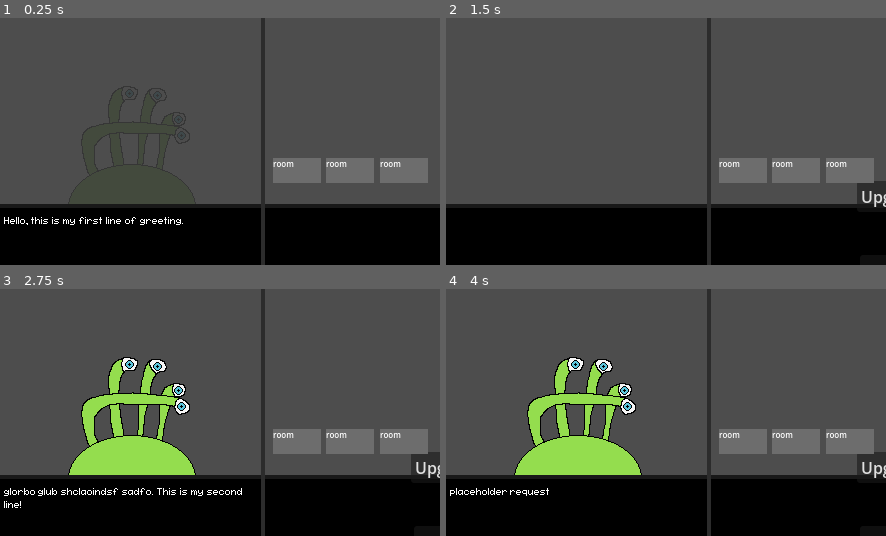
Above: before the commit, frames 1-4 (two rows, left to right).
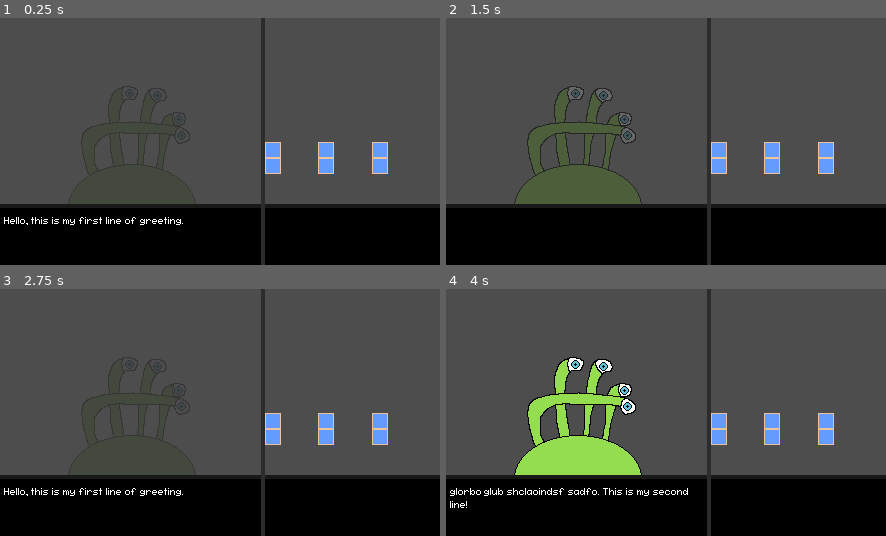
Above: after the commit, the same moments.

Repository: fawfle/brackeys-2026.1
Game: Godot game, scene res://scenes/game_scene.tscn
Same seed, same stepped clock (60 frames per second), same inputs: the game is played once before the commit and once after it.
Inputs (mouse positions are in pixels of both pictures, inside the frame that each line leads up to):
- Up to frame 1 (0.25 s): no input
- Up to frame 2 (1.5 s): click (745, 171) at 0.5 s, where only the run before the commit has a clickable "room"; click (718, 158) at 1.27 s
- Up to frame 3 (2.75 s): click (132, 506) at 2 s
- Up to frame 4 (4 s): click (578, 506) at 2.75 s; click (745, 442) at 3.5 s, where only the run before the commit has a clickable "room"

The runs differ from the first frame. In frame 1, 4.3% of the frame differs, in the area x 60-98%, y 50-67%; in frame 2, 6.2%; in frame 3, 13%, in the area x 0-100%, y 27-89%; in frame 4, 5.4%.

Commit message:
something or another

Diff:
--- a/scenes/hotel/room.tscn
+++ b/scenes/hotel/room.tscn
@@ -1,7 +1,7 @@
 [gd_scene format=3 uid="uid://4gii0y616804"]
 
 [ext_resource type="Script" uid="uid://bfjv0sjmcksyh" path="res://scripts/room.gd" id="1_4oh1f"]
-[ext_resource type="PackedScene" uid="uid://djeljjv5j0mnr" path="res://scenes/ui/upgrade_scene.tscn" id="2_3qhai"]
+[ext_resource type="Texture2D" uid="uid://e6tsdfk0sac0" path="res://sprites/ui/Window-Sheet.png" id="2_3qhai"]
 
 [node name="Room" type="Control" unique_id=963365455]
 layout_mode = 3
@@ -12,31 +12,20 @@
 
 [node name="TextureButton" type="TextureButton" parent="." unique_id=692431399]
 layout_mode = 1
-anchors_preset = 15
-anchor_right = 1.0
-anchor_bottom = 1.0
+anchors_preset = -1
+anchor_left = -0.10300001
+anchor_top = -0.69600004
+anchor_right = 0.10300001
+anchor_bottom = 0.69600004
+offset_left = 0.034000397
+offset_top = 0.0080013275
+offset_right = -0.034000397
+offset_bottom = -0.0080013275
 grow_horizontal = 2
 grow_vertical = 2
 
-[node name="ColorRect" type="ColorRect" parent="TextureButton" unique_id=256581676]
-layout_mode = 1
-anchors_preset = 15
-anchor_right = 1.0
-anchor_bottom = 1.0
-grow_horizontal = 2
-grow_vertical = 2
-mouse_filter = 2
-color = Color(0.42710263, 0.42710263, 0.42710263, 1)
-
-[node name="Label" type="Label" parent="TextureButton" unique_id=1754139443]
-layout_mode = 0
-offset_right = 40.0
-offset_bottom = 23.0
-theme_override_font_sizes/font_size = 8
-text = "room"
-
-[node name="Upgrade_Scene" parent="." unique_id=1419164681 instance=ExtResource("2_3qhai")]
-visible = false
-layout_mode = 0
+[node name="Sprite2D" type="Sprite2D" parent="." unique_id=994675520]
+texture = ExtResource("2_3qhai")
+hframes = 2
 
 [connection signal="button_down" from="TextureButton" to="." method="_on_texture_button_button_down"]
--- /dev/null
+++ b/scenes/hotel_window.tscn
@@ -0,0 +1,214 @@
+[gd_scene format=3 uid="uid://ceqg5c0cug0tq"]
+
+[ext_resource type="PackedScene" uid="uid://4gii0y616804" path="res://scenes/hotel/room.tscn" id="1_6fsk1"]
+[ext_resource type="Texture2D" uid="uid://cvga4x8qnfogx" path="res://sprites/ui/Hotel.png" id="1_43vyb"]
+[ext_resource type="FontFile" uid="uid://bnw2vf51g52tq" path="res://fonts/fs-pixel-sans-unicode-regular.ttf" id="3_43vyb"]
+
+[node name="HotelWindow" type="Control" unique_id=1529008732]
+layout_mode = 3
+anchor_left = 0.6045455
+anchor_right = 1.0
+anchor_bottom = 1.0
+offset_left = -1.0
+grow_horizontal = 2
+grow_vertical = 2
+
+[node name="Hotel" type="Node2D" parent="." unique_id=492556883]
+
+[node name="Sprite2D" type="Sprite2D" parent="Hotel" unique_id=427016909]
+position = Vector2(86, 139)
+texture = ExtResource("1_43vyb")
+
+[node name="HotelBar" type="ColorRect" parent="." unique_id=1135708921]
+layout_mode = 1
+anchors_preset = 12
+anchor_top = 1.0
+anchor_right = 1.0
+anchor_bottom = 1.0
+offset_top = -56.0
+grow_horizontal = 2
+grow_vertical = 0
+mouse_filter = 2
+color = Color(0, 0, 0, 1)
+metadata/_edit_lock_ = true
+
+[node name="Separator" type="ColorRect" parent="HotelBar" unique_id=1802680670]
+layout_mode = 1
+anchors_preset = 10
+anchor_right = 1.0
+offset_top = -4.0
+grow_horizontal = 2
+color = Color(0.1, 0.1, 0.1, 1)
+
+[node name="Rooms" type="Control" parent="." unique_id=956017151]
+layout_mode = 1
+anchor_right = 1.0
+anchor_bottom = 0.75303644
+grow_horizontal = 2
+grow_vertical = 2
+metadata/_edit_use_anchors_ = true
+
+[node name="Room" parent="Rooms" unique_id=963365455 groups=["room"] instance=ExtResource("1_6fsk1")]
+layout_mode = 1
+anchors_preset = 7
+anchor_left = 0.5
+anchor_top = 1.0
+anchor_right = 0.5
+anchor_bottom = 1.0
+offset_left = -31.5
+offset_top = -45.0
+offset_right = -31.5
+offset_bottom = -45.0
+grow_horizontal = 2
+grow_vertical = 0
+
+[node name="Room2" parent="Rooms" unique_id=2033255440 groups=["room"] instance=ExtResource("1_6fsk1")]
+layout_mode = 1
+anchors_preset = 7
+anchor_left = 0.5
+anchor_top = 1.0
+anchor_right = 0.5
+anchor_bottom = 1.0
+offset_left = -1.5
+offset_top = -45.0
+offset_right = -1.5
+offset_bottom = -45.0
+grow_horizontal = 2
+grow_vertical = 0
+
+[node name="Room3" parent="Rooms" unique_id=1552856911 groups=["room"] instance=ExtResource("1_6fsk1")]
+layout_mode = 1
+anchors_preset = 7
+anchor_left = 0.5
+anchor_top = 1.0
+anchor_right = 0.5
+anchor_bottom = 1.0
+offset_left = 33.5
+offset_top = -45.0
+offset_right = 33.5
+offset_bottom = -45.0
+grow_horizontal = 2
+grow_vertical = 0
+
+[node name="UpgradeMenu" type="Control" parent="." unique_id=774352026]
+layout_mode = 1
+anchors_preset = 7
+anchor_left = 0.5
+anchor_top = 1.0
+anchor_right = 0.5
+anchor_bottom = 1.0
+offset_left = -87.5
+offset_top = -56.0
+offset_right = 87.5
+grow_horizontal = 2
+grow_vertical = 0
+mouse_filter = 2
+
+[node name="Clean" type="TextureButton" parent="UpgradeMenu" unique_id=175579154]
+layout_mode = 1
+offset_right = 175.0
+offset_bottom = 20.0
+metadata/_edit_group_ = true
+
+[node name="ColorRect" type="ColorRect" parent="UpgradeMenu/Clean" unique_id=134448038]
+layout_mode = 1
+anchors_preset = 15
+anchor_right = 1.0
+anchor_bottom = 1.0
+grow_horizontal = 2
+grow_vertical = 2
+mouse_filter = 2
+color = Color(0.27935672, 0.27935672, 0.27935672, 1)
+
+[node name="Label" type="Label" parent="UpgradeMenu/Clean" unique_id=1987835308]
+layout_mode = 1
+anchors_preset = 8
+anchor_left = 0.5
+anchor_top = 0.5
+anchor_right = 0.5
+anchor_bottom = 0.5
+offset_left = -20.0
+offset_top = -8.0
+offset_right = 20.0
+offset_bottom = 8.0
+grow_horizontal = 2
+grow_vertical = 2
+theme_override_fonts/font = ExtResource("3_43vyb")
+text = "Clean"
+
+[node name="Quality" type="TextureButton" parent="UpgradeMenu" unique_id=1929904523]
+layout_mode = 1
+anchors_preset = 4
+anchor_top = 0.5
+anchor_bottom = 0.5
+offset_top = -10.0
+offset_right = 175.0
+offset_bottom = 10.0
+grow_vertical = 2
+metadata/_edit_group_ = true
+
+[node name="ColorRect" type="ColorRect" parent="UpgradeMenu/Quality" unique_id=1987510585]
+layout_mode = 1
+anchors_preset = 15
+anchor_right = 1.0
+anchor_bottom = 1.0
+grow_horizontal = 2
+grow_vertical = 2
+mouse_filter = 2
+color = Color(0.27935672, 0.27935672, 0.27935672, 1)
+
+[node name="Label" type="Label" parent="UpgradeMenu/Quality" unique_id=801570999]
+layout_mode = 1
+anchors_preset = 8
+anchor_left = 0.5
+anchor_top = 0.5
+anchor_right = 0.5
+anchor_bottom = 0.5
+offset_left = -20.0
+offset_top = -8.0
+offset_right = 20.0
+offset_bottom = 8.0
+grow_horizontal = 2
+grow_vertical = 2
+theme_override_fonts/font = ExtResource("3_43vyb")
+text = "Quality"
+
+[node name="Size" type="TextureButton" parent="UpgradeMenu" unique_id=1143641771]
+layout_mode = 1
+anchors_preset = 2
+anchor_top = 1.0
+anchor_bottom = 1.0
+offset_top = -21.0
+offset_right = 175.0
+grow_vertical = 0
+metadata/_edit_group_ = true
+
+[node name="ColorRect" type="ColorRect" parent="UpgradeMenu/Size" unique_id=1980022766]
+layout_mode = 1
+anchors_preset = 15
+anchor_right = 1.0
+anchor_bottom = 1.0
+grow_horizontal = 2
+grow_vertical = 2
+mouse_filter = 2
+color = Color(0.27935672, 0.27935672, 0.27935672, 1)
+
+[node name="Label" type="Label" parent="UpgradeMenu/Size" unique_id=1321065765]
+layout_mode = 1
+anchors_preset = 8
+anchor_left = 0.5
+anchor_top = 0.5
+anchor_right = 0.5
+anchor_bottom = 0.5
+offset_left = -20.0
+offset_top = -8.0
+offset_right = 20.0
+offset_bottom = 8.0
+grow_horizontal = 2
+grow_vertical = 2
+theme_override_fonts/font = ExtResource("3_43vyb")
+text = "Size"
+
+[connection signal="pressed" from="UpgradeMenu/Clean" to="." method="_on_clean_pressed"]
+[connection signal="pressed" from="UpgradeMenu/Quality" to="." method="_on_quality_pressed"]
+[connection signal="pressed" from="UpgradeMenu/Size" to="." method="_on_size_pressed"]
--- a/scenes/ui/upgrade_scene.tscn
+++ /dev/null
@@ -1,45 +0,0 @@
-[gd_scene format=3 uid="uid://djeljjv5j0mnr"]
-
-[ext_resource type="Script" uid="uid://2d8o4mt0uif7" path="res://scripts/room_upgrades.gd" id="1_rbmv3"]
-
-[node name="Upgrade_Scene" type="Control" unique_id=1419164681]
-layout_mode = 3
-anchors_preset = 0
-script = ExtResource("1_rbmv3")
-
-[node name="Button" type="Button" parent="." unique_id=2113229232]
-layout_mode = 0
-offset_left = 138.0
-offset_top = 23.0
-offset_right = 296.0
-offset_bottom = 54.0
-text = "Upgrade Sanitation"
-
-[node name="Button2" type="Button" parent="." unique_id=1093844819]
-layout_mode = 0
-offset_left = 141.0
-offset_top = 97.0
-offset_right = 299.0
-offset_bottom = 128.0
-text = "Upgrade Quality"
-
-[node name="Button3" type="Button" parent="." unique_id=287273351]
-layout_mode = 0
-offset_left = 142.0
-offset_top = 161.0
-offset_right = 300.0
-offset_bottom = 192.0
-text = "Upgrade Room Size"
-
-[node name="Button4" type="Button" parent="." unique_id=507251254]
-layout_mode = 0
-offset_left = 415.0
-offset_top = 1.0
-offset_right = 433.0
-offset_bottom = 32.0
-text = "X"
-
-[connection signal="pressed" from="Button" to="." method="_on_button_pressed"]
-[connection signal="pressed" from="Button2" to="." method="_on_button_2_pressed"]
-[connection signal="pressed" from="Button3" to="." method="_on_button_3_pressed"]
-[connection signal="pressed" from="Button4" to="." method="_on_button_4_pressed"]
--- a/scripts/room.gd
+++ b/scripts/room.gd
@@ -23,7 +23,6 @@
 
 func _on_texture_button_button_down() -> void:
 	Globals.select_room.emit(self)
-	$Upgrade_Scene.visible = true
 
 func get_happiness_rating() -> float:
 	var rating: float = guest.initial_rating
--- a/scripts/room_upgrades.gd
+++ /dev/null
@@ -1,53 +0,0 @@
-extends Node
-
-@onready var room = get_parent()
-
-# Depending on the button pressed, it calls one of these functions.
-func upgrade_sanitation():
-	print(room.sanitation)
-	if room.sanitation == Room.Sanitation.CLEAN:
-		print("Cannot Upgrade Further")
-		print(room.sanitation)
-		return
-	else:
-		room.sanitation -= 1
-		print("Upgrade Successful")
-		print(room.sanitation)
-
-func upgrade_quality():
-	print(room.quality)
-	if room.quality == Room.Quality.CLASSY:
-		print("Cannot Upgrade Further")
-		print(room.quality)
-		return
-	else:
-		room.quality -= 1
-		print("Upgrade Successful")
-		print(room.quality)
-
-func upgrade_roomSize():
-	print(room.room_size)
-	if room.room_size == Room.RoomSize.LARGE:
-		print("Cannot Upgrade Further")
-		print(room.room_size)
-		return
-	else:
-		room.room_size -= 1
-		print("Upgrade Successful")
-		print(room.room_size)
-
-# when the button is pressed, it calls one of the functions above
-func _on_button_pressed() -> void:
-	upgrade_sanitation()
-
-
-func _on_button_2_pressed() -> void:
-	upgrade_quality()
-
-
-func _on_button_3_pressed() -> void:
-	upgrade_roomSize()
-
-
-func _on_button_4_pressed() -> void:
-	$".".visible = false
Not shown, removed: scripts/room_upgrades.gd.uid
Binary file added: sprites/ui/Hotel.png
Not shown, added: sprites/ui/Hotel.png.import
Binary file added: sprites/ui/Window-Sheet.png
Not shown, added: sprites/ui/Window-Sheet.png.import
Binary file added: sprites/ui/source/Hotel.aseprite
Binary file added: sprites/ui/source/Window.aseprite
